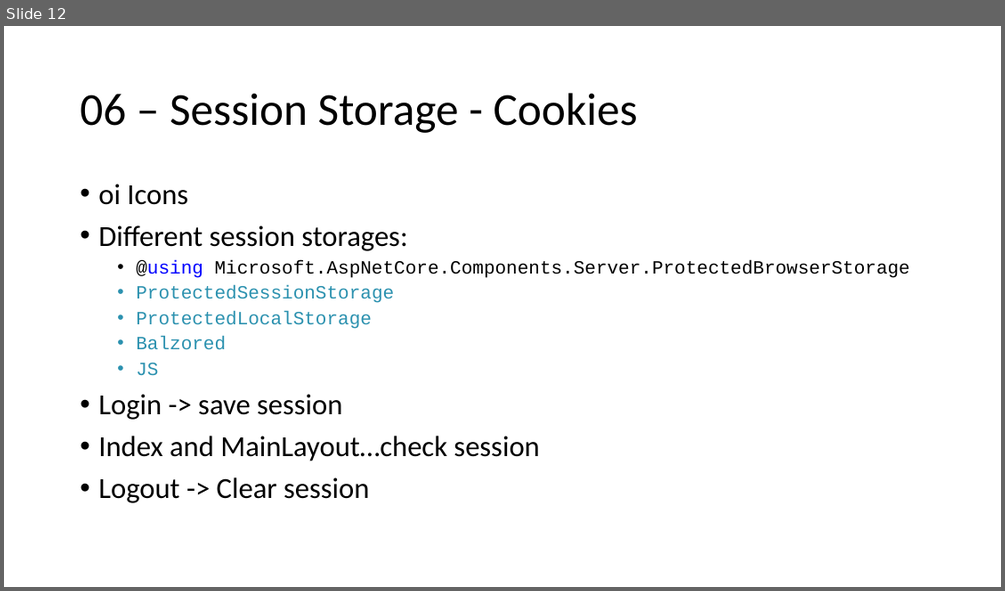
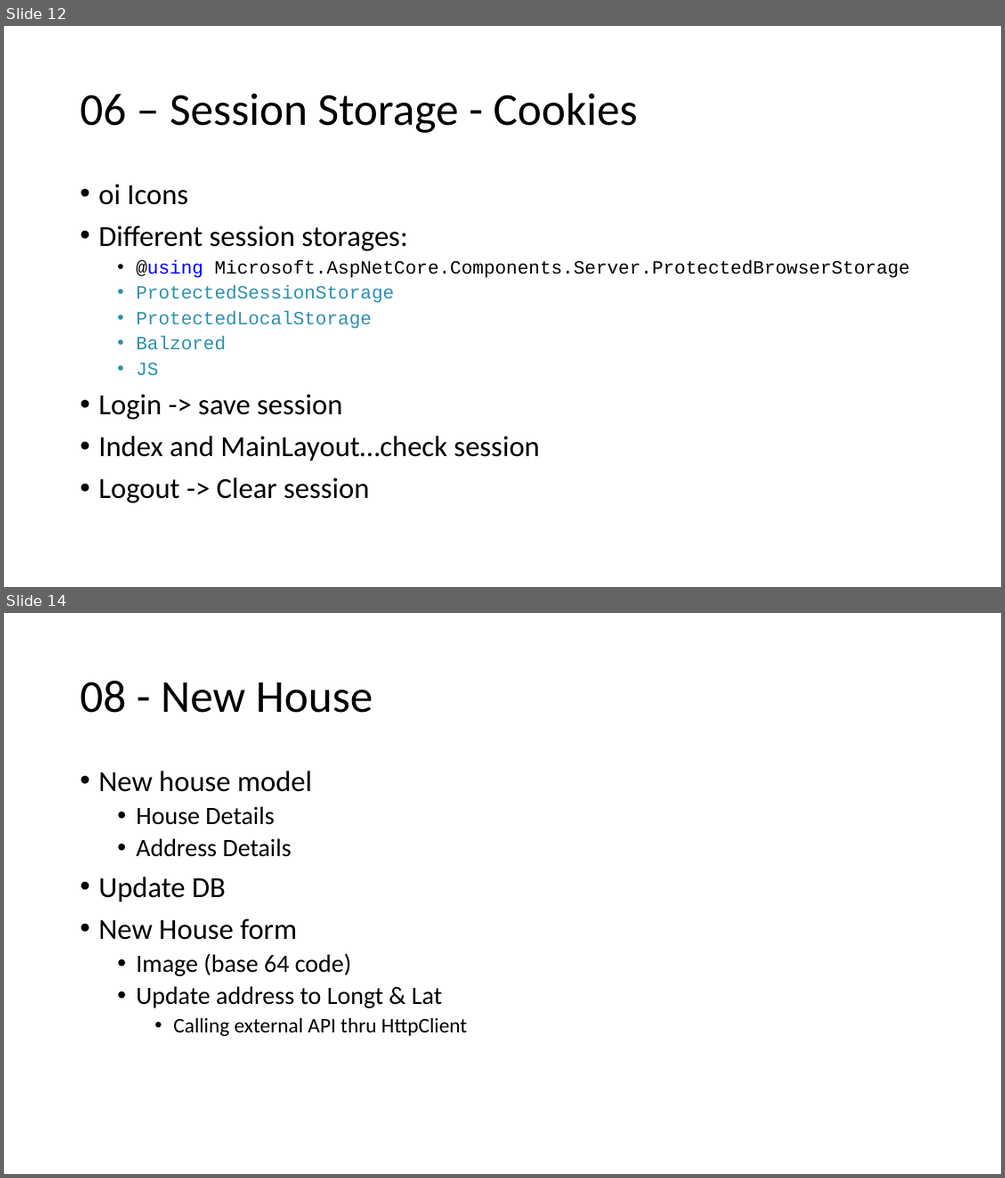
Before and after one commit to ahmad081177/housing.blazor, a slide deck: Housing.pptx. Shown one above the other, each under a label of ours: slide 12 before the commit, slides 12 and 14 after it; the slides between them are not shown. The pictures are 1005x591 and 1005x1178 pixels, drawn with LibreOffice and Linux fonts; fonts in the diff are those of the drawing. Boxes give left, top, right and bottom in pixels: in the first picture for what was removed or moved away, otherwise in the second. Text is boxed around its words. In the diff, an @@ line names an element or a change of style, - is before the commit and + after.

```diff
--- a/Housing.pptx
+++ b/Housing.pptx
@@ slide 14 added at <box>4,613,1001,1174</box>, background #FFFFFF @@
@@ title added at <box>80,681,373,713</box>, 44 pt, text #000000 @@
+08 - New House
@@ text added at <box>98,771,467,1036</box>, 24 pt, text #000000 @@
+• New house model
+  • House Details
+  • Address Details
+• Update DB
+• New House form
+  • Image (base 64 code)
+  • Update address to Longt & Lat
+    • Calling external API thru HttpClient
```
Also in this commit, not shown: 4 other slides added, 42 other files.
